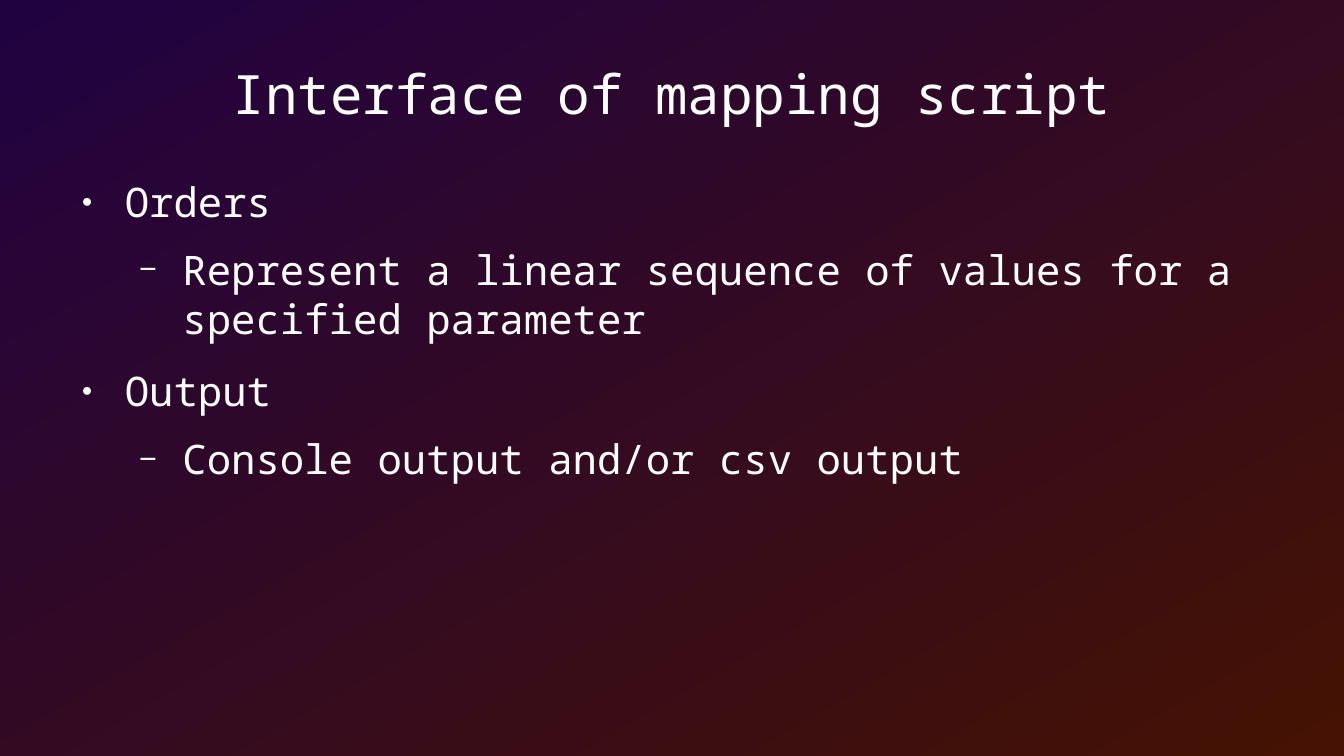
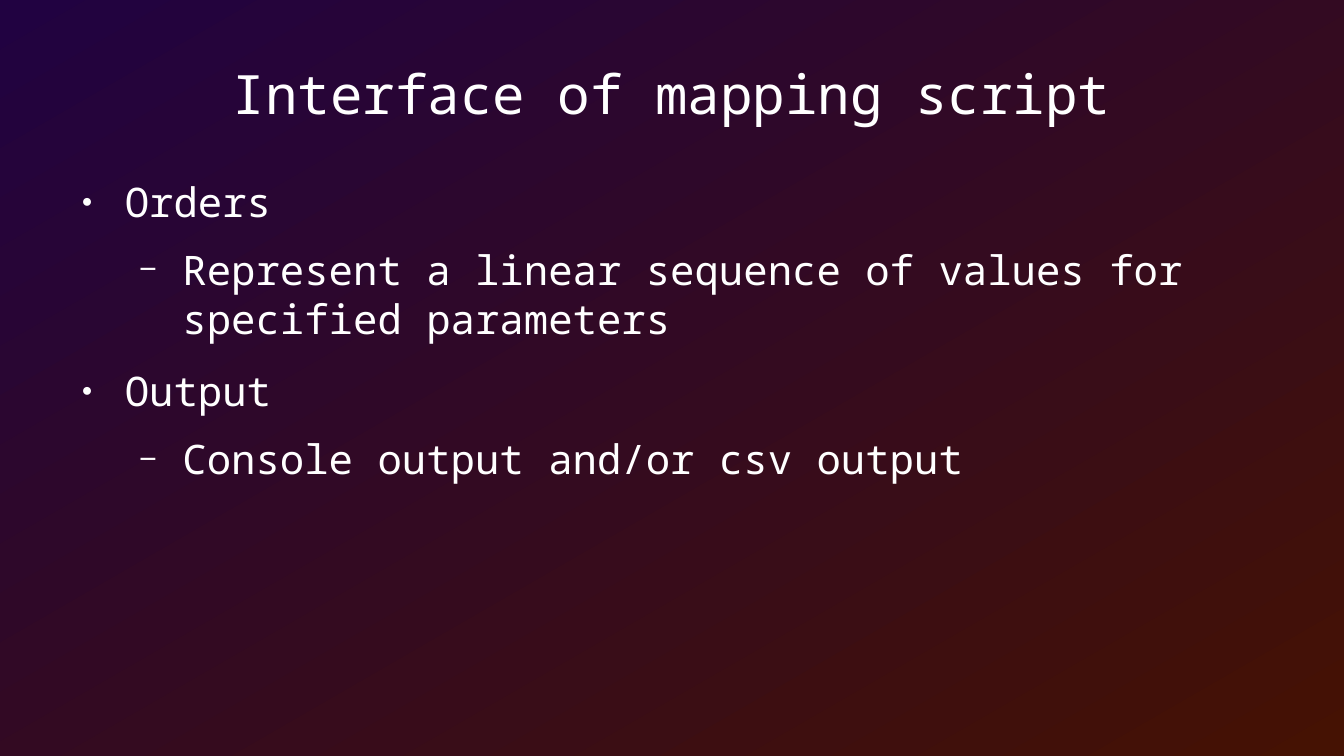
Before and after one commit to SamAllen06/lake_temp_work, a slide deck: slide 8 of documentation/lake_temperature.odp. Drawn at 1344x756 pixels with LibreOffice and Linux fonts; fonts in the diff are those of the drawing. Boxes give left, top, right and bottom in pixels: in the first picture for what was removed or moved away, otherwise in the second. Text is boxed around its words. In the diff, an @@ line names an element or a change of style, - is before the commit and + after.

```diff
--- a/documentation/lake_temperature.odp
+++ b/documentation/lake_temperature.odp
@@ text at [182, 254, 1182, 344]: text changed @@
-  − Represent a linear sequence of values for a specified parameter
+  − Represent a linear sequence of values for specified parameters
```
Also in this commit, not shown: 2 other slides changed, 3 other files.
